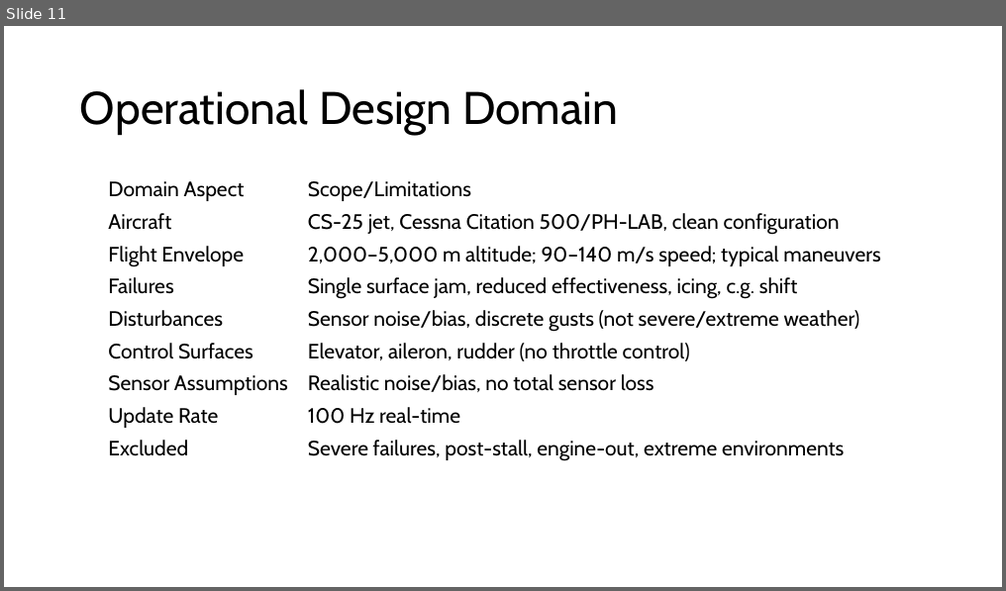
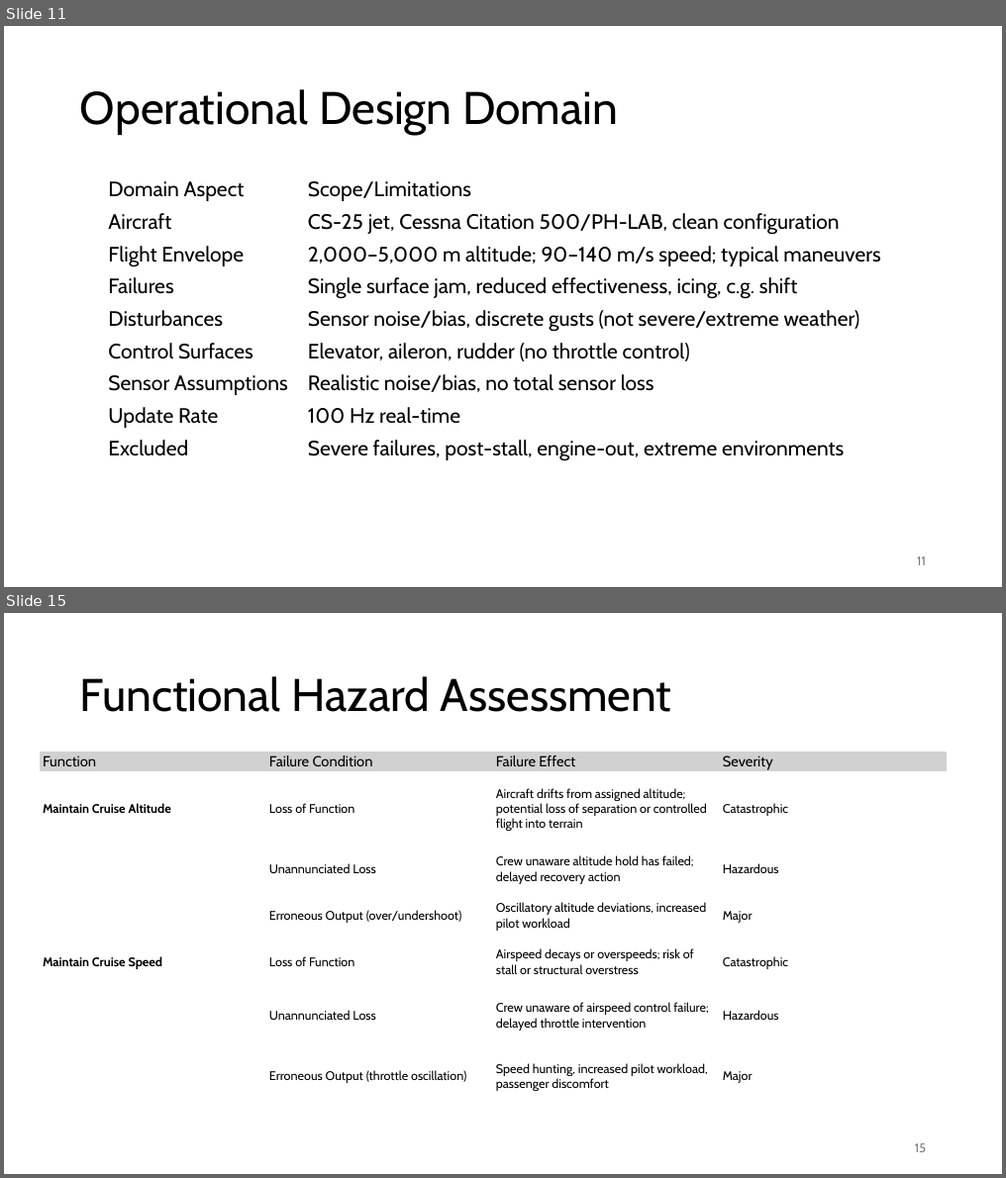
Before and after one commit to Niels149/AIASFault, a slide deck: AIASPres.pptx. Shown one above the other, each under a label of ours: slide 11 before the commit, slides 11 and 15 after it; the slides between them are not shown. The pictures are 1006x591 and 1006x1178 pixels, drawn with LibreOffice and Linux fonts; fonts in the diff are those of the drawing. Boxes give left, top, right and bottom in pixels: in the first picture for what was removed or moved away, otherwise in the second. Text is boxed around its words. In the diff, an @@ line names an element or a change of style, - is before the commit and + after.

```diff
--- a/AIASPres.pptx
+++ b/AIASPres.pptx
@@ slide 15 added at [4, 613, 1002, 1174], background #FFFFFF @@
@@ title added at [80, 676, 672, 712], 44 pt, text #000000 @@
+Functional Hazard Assessment
@@ table added at [40, 752, 947, 1107], 7 rows, 4 columns @@
+Function | Failure Condition | Failure Effect | Severity
+Maintain Cruise Altitude | Loss of Function | Aircraft drifts from assigned altitude; potential loss of separation or controlled flight into terrain | Catastrophic
+ | Unannunciated Loss | Crew unaware altitude hold has failed; delayed recovery action | Hazardous
+ | Erroneous Output (over/undershoot) | Oscillatory altitude deviations, increased pilot workload | Major
+Maintain Cruise Speed | Loss of Function | Airspeed decays or overspeeds; risk of stall or structural overstress | Catastrophic
+ | Unannunciated Loss | Crew unaware of airspeed control failure; delayed throttle intervention | Hazardous
+ | Erroneous Output (throttle oscillation) | Speed hunting, increased pilot workload, passenger discomfort | Major
@@ page number added at [915, 1144, 926, 1153], 12 pt, text #797979 @@
+15
@@ slide 11 changed as well @@
@@ page number added at [917, 557, 926, 566], 12 pt, text #797979 @@
+11
```
Also in this commit, not shown: 9 other slides changed, 9 other slides added, 1 other file.
